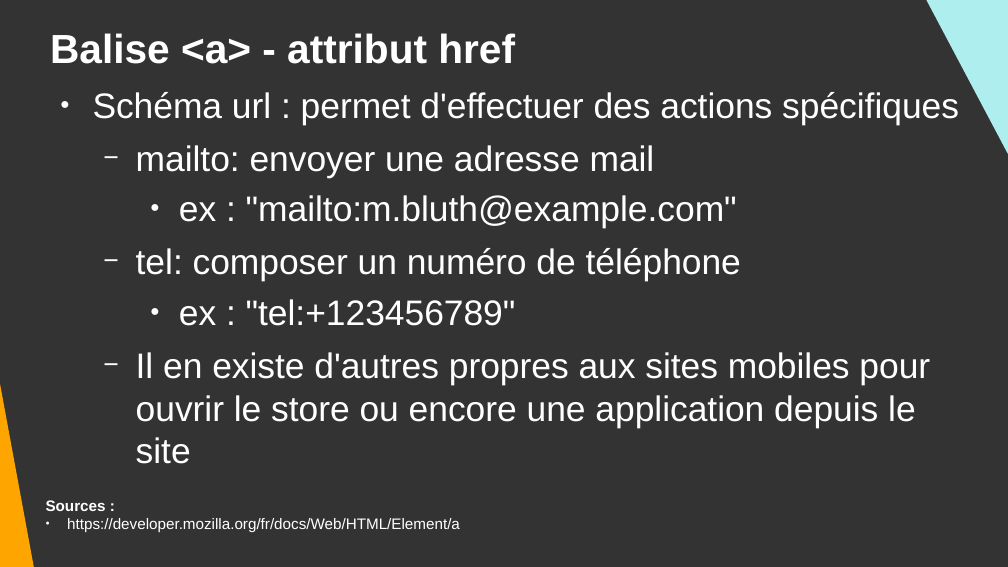
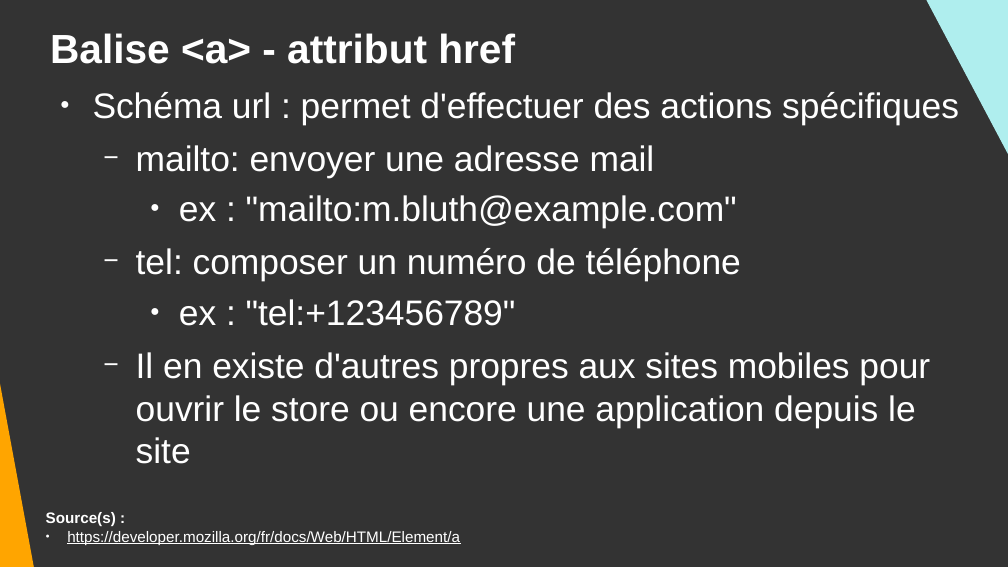
Before and after one commit to DanYellow/cours, a slide deck: slide 28 of integration-web-s1/travaux-pratiques/numero-6/presentation.odp (slide 26 before the commit). Drawn at 1008x567 pixels with LibreOffice and Linux fonts; fonts in the diff are those of the drawing. Boxes give left, top, right and bottom in pixels: in the first picture for what was removed or moved away, otherwise in the second. Text is boxed around its words. In the diff, an @@ line names an element or a change of style, - is before the commit and + after.

```diff
--- a/integration-web-s1/travaux-pratiques/numero-6/presentation.odp
+++ b/integration-web-s1/travaux-pratiques/numero-6/presentation.odp
@@ text "Source(s) :": place and size @@
-text "Source(s) :" at <box>46,500,460,532</box>
+text "Source(s) :" at <box>46,512,460,545</box>
@@ text at <box>46,512,116,526</box>: text changed @@
-Sources :
+Source(s) :
@@ text at <box>67,531,460,545</box>: underline on in "https://developer.mozilla.org/fr/docs/Web/HTML/Element/a" @@
```
Also in this commit, not shown: 17 other slides changed, 4 slides added, 3 other files.
